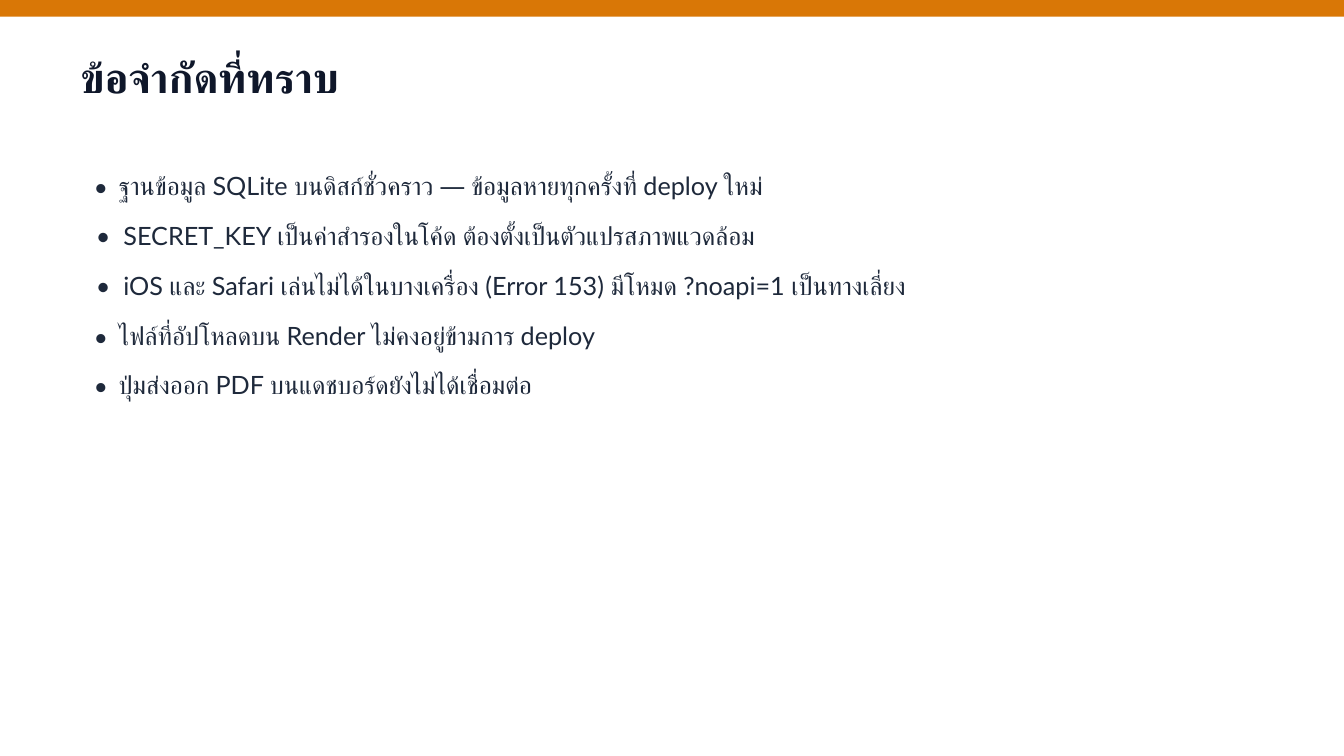
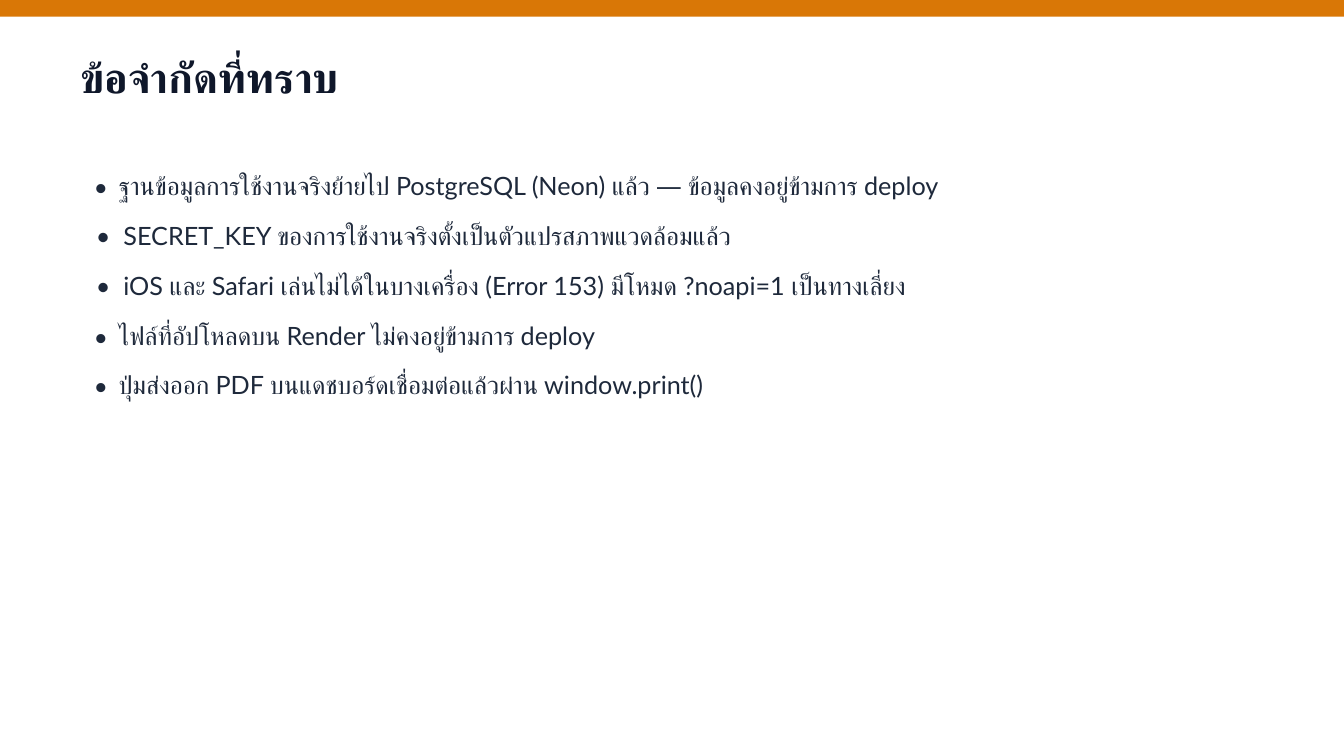
Before and after one commit to tlemtv098-dotcom/YumparkjureQRsong, a slide deck: slide 14 of deliverables/ไฟล์นำเสนอ.pptx. Drawn at 1344x756 pixels with LibreOffice and Linux fonts; fonts in the diff are those of the drawing. Boxes give left, top, right and bottom in pixels: in the first picture for what was removed or moved away, otherwise in the second. Text is boxed around its words. In the diff, an @@ line names an element or a change of style, - is before the commit and + after.

Commit message:
Update documents to match production: Neon, SECRET_KEY env, PDF export

```diff
--- a/deliverables/ไฟล์นำเสนอ.pptx
+++ b/deliverables/ไฟล์นำเสนอ.pptx
@@ text at [119, 175, 938, 249]: text changed @@
-• ฐานข้อมูล SQLite บนดิสก์ชั่วคราว — ข้อมูลหายทุกครั้งที่ deploy ใหม่
-• SECRET_KEY เป็นค่าสำรองในโค้ด ต้องตั้งเป็นตัวแปรสภาพแวดล้อม
+• ฐานข้อมูลการใช้งานจริงย้ายไป PostgreSQL (Neon) แล้ว — ข้อมูลคงอยู่ข้ามการ deploy
+• SECRET_KEY ของการใช้งานจริงตั้งเป็นตัวแปรสภาพแวดล้อมแล้ว
@@ text at [119, 374, 703, 400]: text changed @@
-• ปุ่มส่งออก PDF บนแดชบอร์ดยังไม่ได้เชื่อมต่อ
+• ปุ่มส่งออก PDF บนแดชบอร์ดเชื่อมต่อแล้วผ่าน window.print()
```
Also in this commit, not shown: 1 other slide changed, 4 other files.
